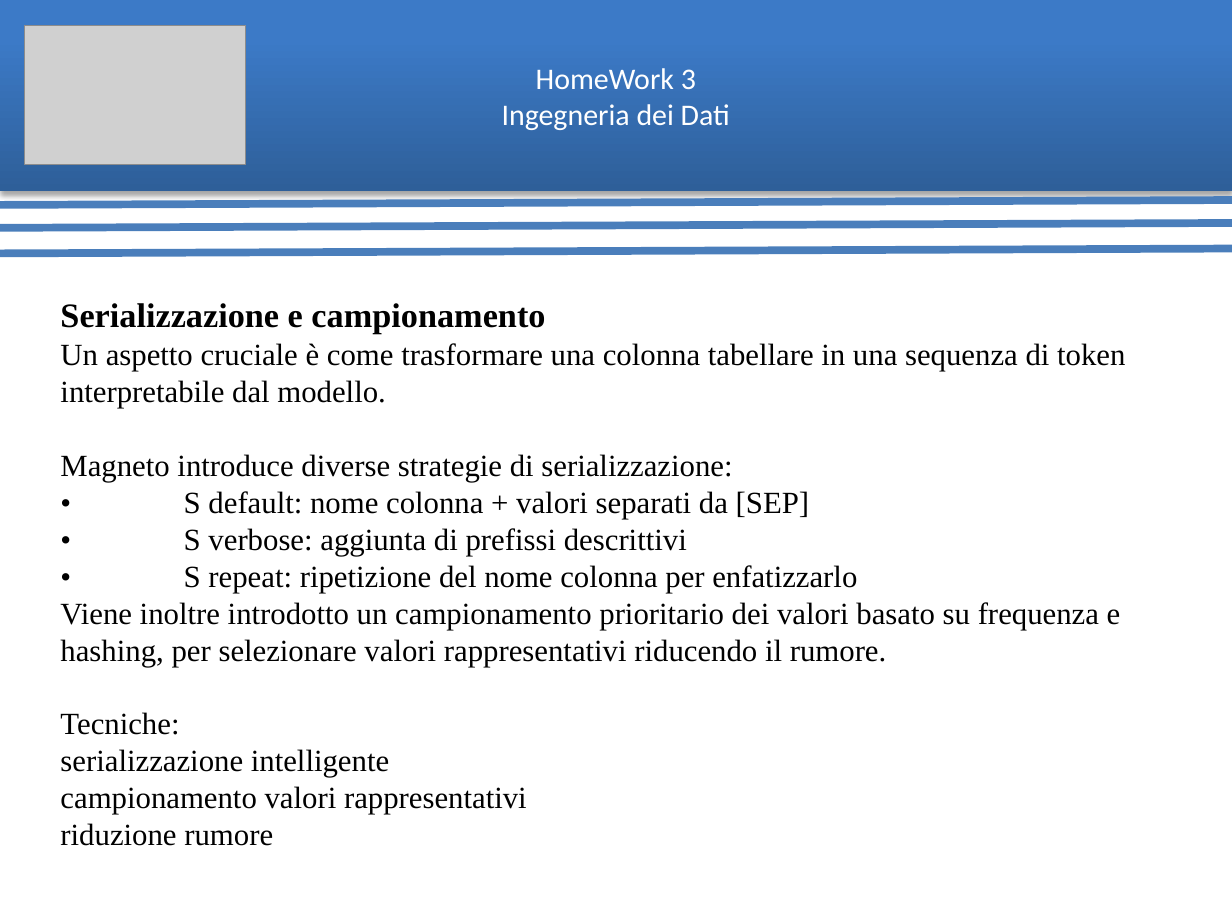
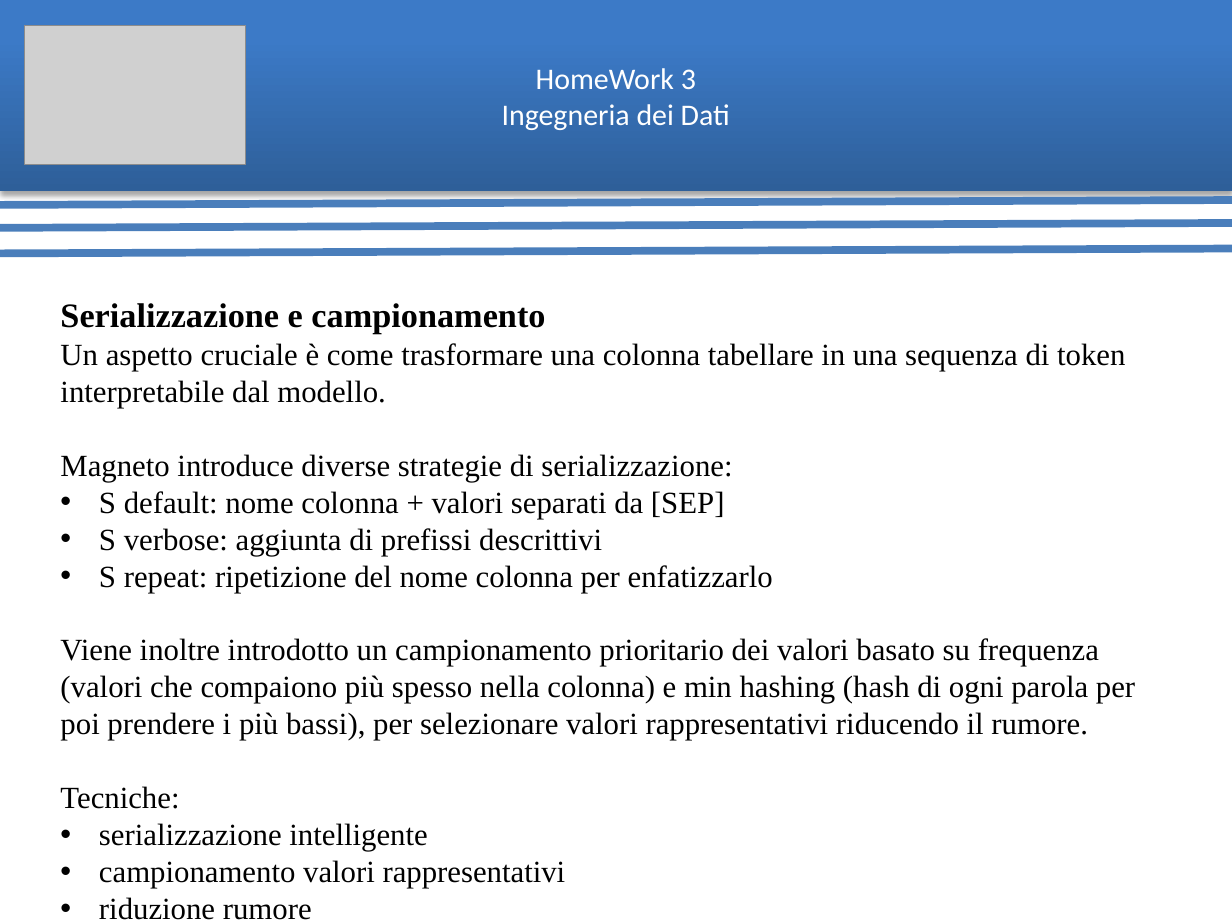
Before and after one commit to ArthexTheKing/Ingegneria-dei-Dati, a slide deck: slide 7 of Homework 3/HomeWork 3 Presentazione.pptx. Drawn at 1232x924 pixels with LibreOffice and Linux fonts; fonts in the diff are those of the drawing; grey boxes stand for pictures. Boxes give left, top, right and bottom in pixels: in the first picture for what was removed or moved away, otherwise in the second. Text is boxed around its words. In the diff, an @@ line names an element or a change of style, - is before the commit and + after.

```diff
--- a/Homework 3/HomeWork 3 Presentazione.pptx
+++ b/Homework 3/HomeWork 3 Presentazione.pptx
@@ text at (x1=60, y1=491, x2=1135, y2=740): text changed @@
-• S default: nome colonna + valori separati da [SEP]
-• S verbose: aggiunta di prefissi descrittivi
-• S repeat: ripetizione del nome colonna per enfatizzarlo
-Viene inoltre introdotto un campionamento prioritario dei valori basato su frequenza e hashing, per selezionare valori rappresentativi riducendo il rumore.
+• S default: nome colonna + valori separati da [SEP]
+• S verbose: aggiunta di prefissi descrittivi
+• S repeat: ripetizione del nome colonna per enfatizzarlo
+Viene inoltre introdotto un campionamento prioritario dei valori basato su frequenza (valori che compaiono più spesso nella colonna) e min hashing (hash di ogni parola per poi prendere i più bassi), per selezionare valori rappresentativi riducendo il rumore.
@@ text at (x1=99, y1=823, x2=566, y2=920): bullet none to • @@
```
Also in this commit, not shown: 9 other slides changed, 1 other file.
